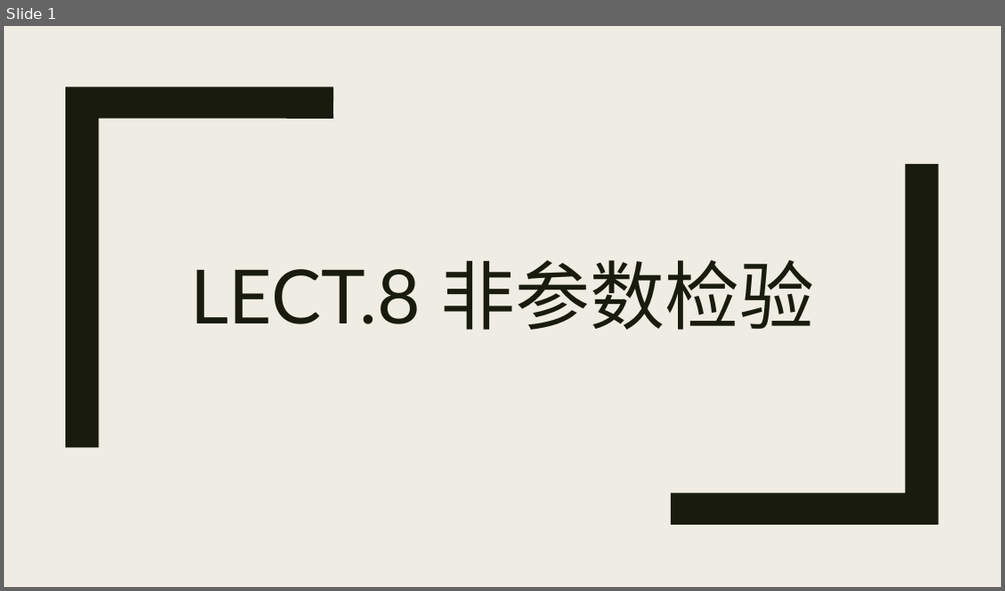
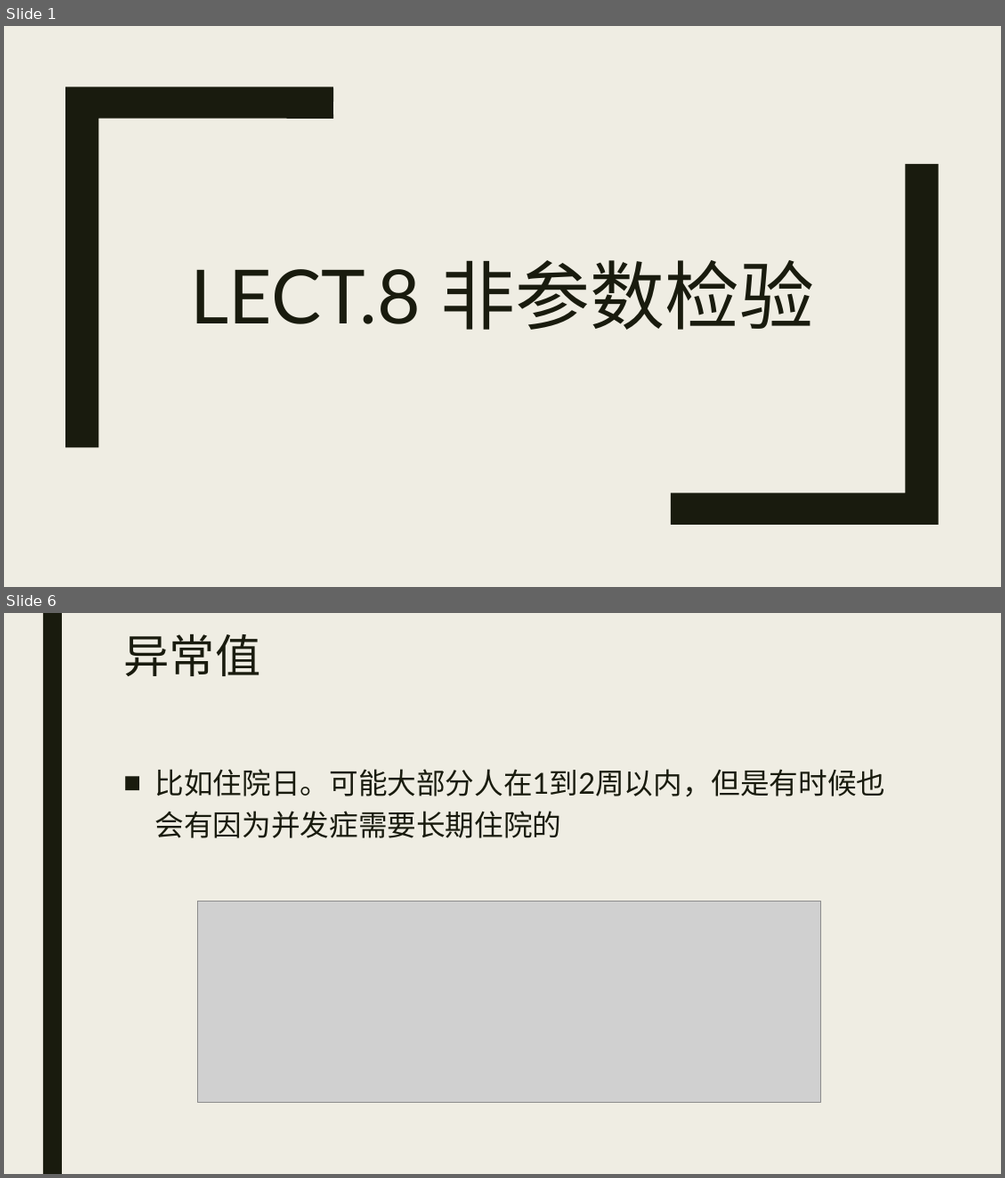
Before and after one commit to beneon/medstat, a slide deck: lect-8/非参数检验.pptx. Shown one above the other, each under a label of ours: slide 1 before the commit, slides 1 and 6 after it; the slides between them are not shown. The pictures are 1005x591 and 1005x1178 pixels, drawn with LibreOffice and Linux fonts; fonts in the diff are those of the drawing; grey boxes stand for pictures. Boxes give left, top, right and bottom in pixels: in the first picture for what was removed or moved away, otherwise in the second. Text is boxed around its words. In the diff, an @@ line names an element or a change of style, - is before the commit and + after.

```diff
--- a/lect-8/非参数检验.pptx
+++ b/lect-8/非参数检验.pptx
@@ slide 6 added at bbox=[4, 613, 1001, 1174], background #EFEDE3 @@
@@ rectangle added at bbox=[43, 613, 62, 1174], fill #191B0E @@
@@ title added at bbox=[123, 634, 260, 676], 44 pt, text #191B0E @@
+异常值
@@ text added at bbox=[155, 769, 886, 838], 28 pt, text #191B0E @@
+■ 比如住院日。可能大部分人在1到2周以内，但是有时候也会有因为并发症需要长期住院的
@@ picture added at bbox=[197, 900, 820, 1102] @@
```
Also in this commit, not shown: 4 other slides added.
